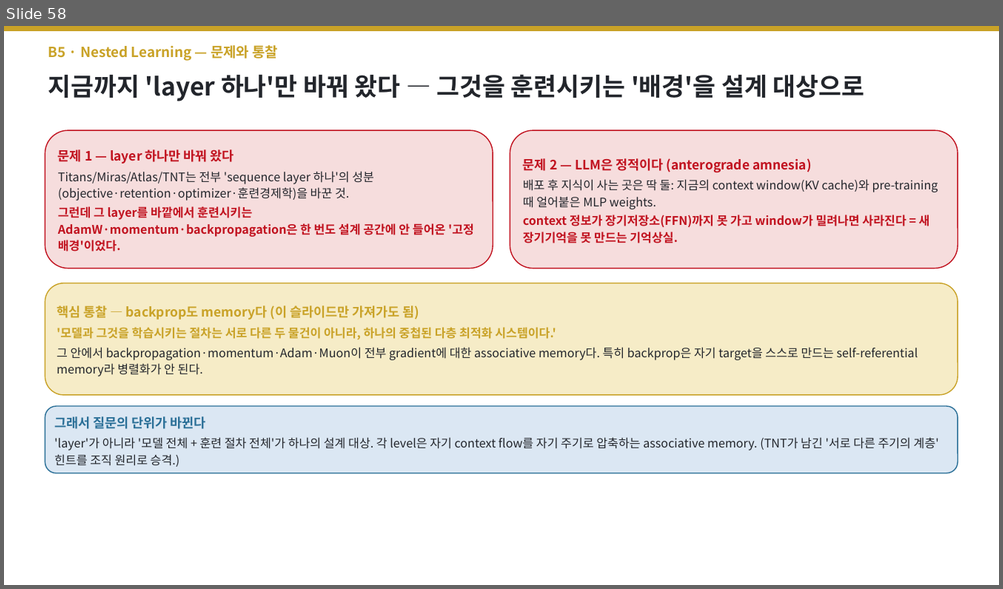
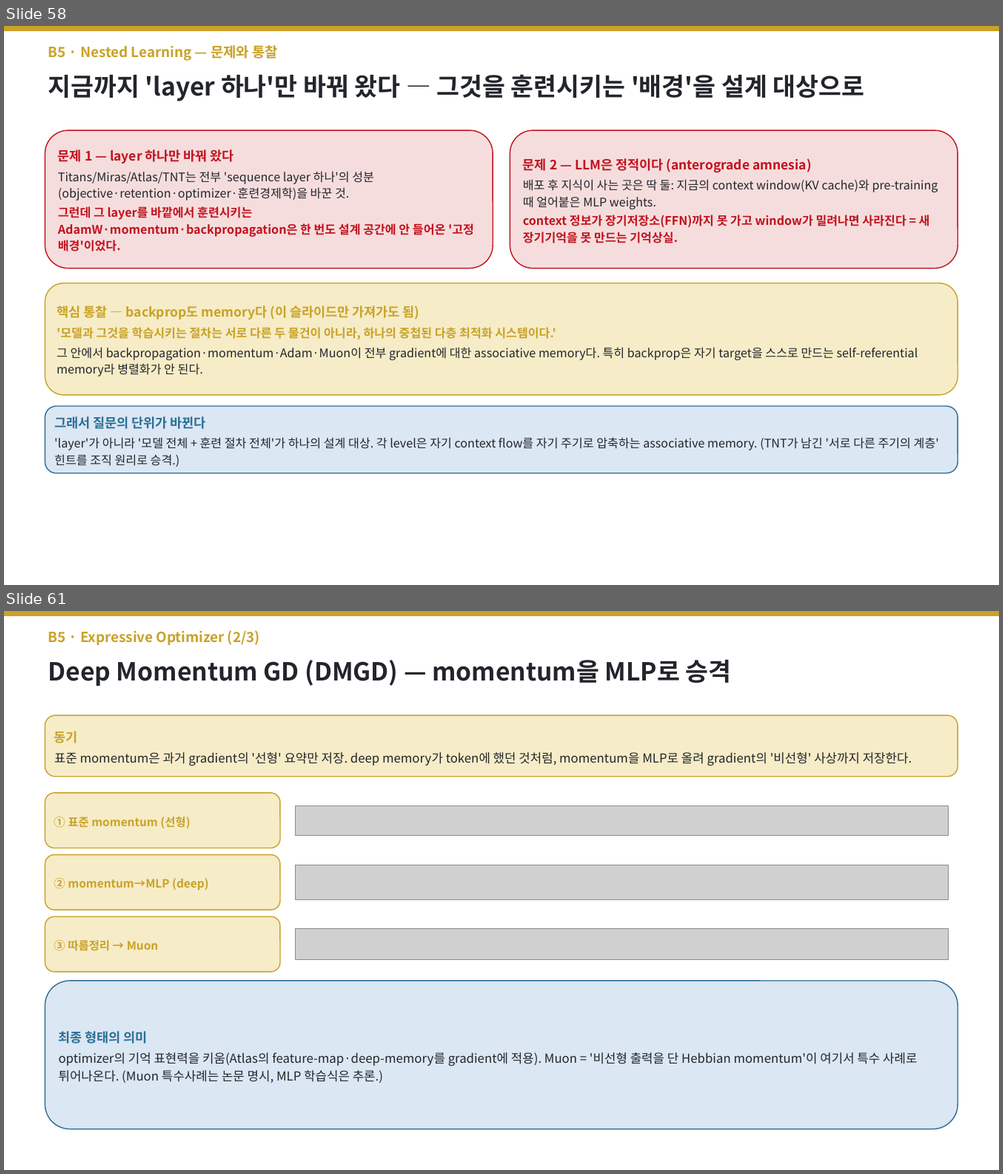
Before and after one commit to jimmylegendary/neural-memory-study, a slide deck: seminar/TTT-seminar.pptx. Shown one above the other, each under a label of ours: slide 58 before the commit, slides 58 and 61 after it; the slides between them are not shown. The pictures are 1003x589 and 1003x1174 pixels, drawn with LibreOffice and Linux fonts; fonts in the diff are those of the drawing; grey boxes stand for pictures. Boxes give left, top, right and bottom in pixels: in the first picture for what was removed or moved away, otherwise in the second. Text is boxed around its words. In the diff, an @@ line names an element or a change of style, - is before the commit and + after.

```diff
--- a/seminar/TTT-seminar.pptx
+++ b/seminar/TTT-seminar.pptx
@@ slide 61 added at (4,611,999,1170), background #FFFFFF @@
@@ rectangle added at (4,611,999,615), fill #C9A227, outline #C9A227 1 pt @@
@@ text added at (48,630,260,645), 13.5 pt, text #C9A227, bold @@
+B5 · Expressive Optimizer (2/3)
@@ text added at (48,660,731,686), 24 pt, text #22252B, bold @@
+Deep Momentum GD (DMGD) — momentum을 MLP로 승격
@@ rounded rectangle added at (45,715,958,777), fill #F6ECC7, outline #C9A227 1 pt, 12 pt, text #22252B @@
+동기
+표준 momentum은 과거 gradient의 '선형' 요약만 저장. deep memory가 token에 했던 것처럼, momentum을 MLP로 올려 gradient의 '비선형' 사상까지 저장한다.
@@ rounded rectangle added at (45,793,280,849), fill #F6ECC7, outline #C9A227 1 pt, 11 pt, text #C9A227, bold @@
+① 표준 momentum (선형)
@@ picture added at (295,806,948,835) @@
@@ rounded rectangle added at (45,855,280,910), fill #F6ECC7, outline #C9A227 1 pt, 11 pt, text #C9A227, bold @@
+② momentum→MLP (deep)
@@ picture added at (295,866,948,900) @@
@@ rounded rectangle added at (45,917,280,972), fill #F6ECC7, outline #C9A227 1 pt, 11 pt, text #C9A227, bold @@
+③ 따름정리 → Muon
@@ picture added at (295,929,948,960) @@
@@ rounded rectangle added at (45,981,958,1130), fill #DBE7F3, outline #2A6F97 1 pt, 12 pt, text #22252B @@
+최종 형태의 의미
+optimizer의 기억 표현력을 키움(Atlas의 feature-map·deep-memory를 gradient에 적용). Muon = '비선형 출력을 단 Hebbian momentum'이 여기서 특수 사례로 튀어나온다. (Muon 특수사례는 논문 명시, MLP 학습식은 추론.)
```
Also in this commit, not shown: 3 slides changed, 5 other slides added, 2 other files.
